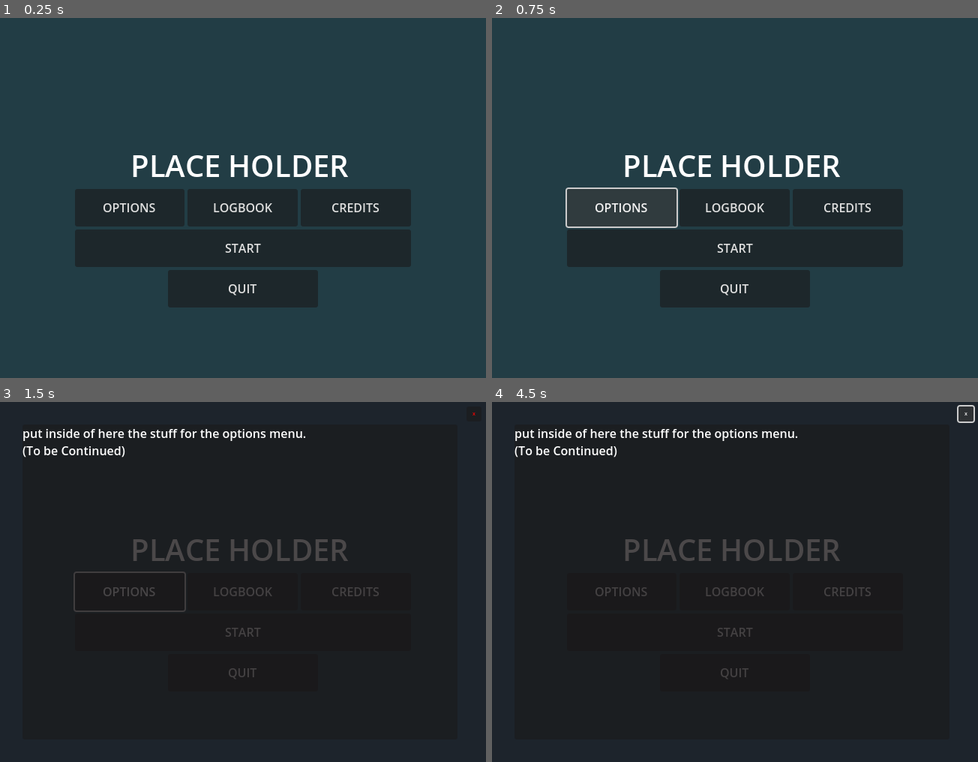
Above: before the commit, frames 1-4 (two rows, left to right).
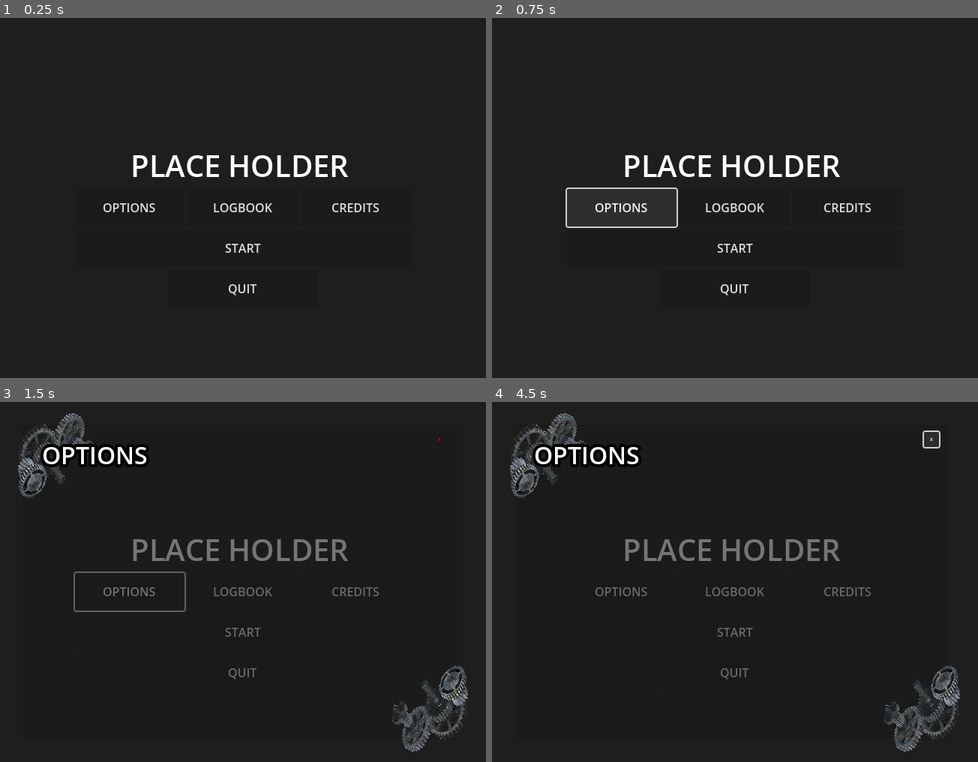
Above: after the commit, the same moments.

Repository: cdoss3/pirate-jam
Game: Godot game, scene res://scenes/main_menu.tscn
Two runs of this game, one before a commit and one after it. Both use one fixed random seed, a clock stepped at 60 frames per second and the inputs below.
Inputs:
- Up to frame 1 (0.25 s): no input
- Up to frame 2 (0.75 s): click "OPTIONS" at 0.5 s
- Up to frame 3 (1.5 s): click "START" at 1.25 s
- Up to frame 4 (4.5 s): click "START" at 2 s; click "LOGBOOK" at 2.75 s; click "CREDITS" at 3.5 s; click "x" at 4.25 s

The runs differ from the first frame. In frame 1, 82% of the frame differs, in the area x 0-100%, y 0-100%; in frame 2, 81%; in frame 3, 5.5%; in frame 4, 5.3%.

Commit message:
Worked on Hud

Diff:
--- a/project.godot
+++ b/project.godot
@@ -20,7 +20,7 @@
 window/size/viewport_width=648
 window/size/viewport_height=480
 window/size/mode=3
-window/stretch/mode="canvas_items"
+window/stretch/mode="viewport"
 window/stretch/aspect="keep_height"
 
 [dotnet]
--- a/scenes/main_menu.tscn
+++ b/scenes/main_menu.tscn
@@ -1,6 +1,7 @@
-[gd_scene load_steps=7 format=3 uid="uid://222dxyo0onba"]
+[gd_scene load_steps=9 format=3 uid="uid://222dxyo0onba"]
 
 [ext_resource type="Script" uid="uid://c3w7334swbsfq" path="res://scripts/ui/main_menu.gd" id="1_xdi6e"]
+[ext_resource type="Texture2D" uid="uid://c5esu0nwrv5gu" path="res://assets/cogs.png" id="2_ekxnf"]
 
 [sub_resource type="Animation" id="Animation_8spxx"]
 length = 0.001
@@ -59,6 +60,11 @@
 [sub_resource type="LabelSettings" id="LabelSettings_iq4ol"]
 font_size = 40
 
+[sub_resource type="LabelSettings" id="LabelSettings_ekxnf"]
+font_size = 32
+outline_size = 16
+outline_color = Color(0, 0, 0, 1)
+
 [node name="MainMenu" type="Control"]
 layout_mode = 3
 anchors_preset = 15
@@ -80,7 +86,7 @@
 anchor_bottom = 1.0
 grow_horizontal = 2
 grow_vertical = 2
-color = Color(0.132631, 0.237418, 0.270463, 1)
+color = Color(0.117647, 0.117647, 0.117647, 1)
 
 [node name="MarginContainer" type="MarginContainer" parent="Menu"]
 layout_mode = 1
@@ -158,7 +164,7 @@
 offset_left = -1000.0
 offset_right = -352.0
 offset_bottom = 480.0
-color = Color(0.0892825, 0.0301104, 0.0604671, 0.458824)
+color = Color(0.117647, 0.117647, 0.117647, 0)
 metadata/_edit_lock_ = true
 
 [node name="MarginContainer" type="MarginContainer" parent="Options"]
@@ -180,6 +186,7 @@
 metadata/_edit_lock_ = true
 
 [node name="RichTextLabel" type="RichTextLabel" parent="Options/MarginContainer/Panel"]
+visible = false
 layout_mode = 1
 anchors_preset = 15
 anchor_right = 1.0
@@ -190,22 +197,45 @@
 (To be Continued)"
 metadata/_edit_lock_ = true
 
+[node name="Cogs" type="Sprite2D" parent="Options/MarginContainer/Panel"]
+texture_filter = 3
+position = Vector2(42, 42)
+scale = Vector2(0.96875, 0.96875)
+texture = ExtResource("2_ekxnf")
+
+[node name="Label" type="Label" parent="Options/MarginContainer/Panel"]
+layout_mode = 0
+offset_left = 26.0
+offset_top = 18.0
+offset_right = 394.0
+offset_bottom = 63.0
+text = "OPTIONS"
+label_settings = SubResource("LabelSettings_ekxnf")
+
+[node name="Cogs2" type="Sprite2D" parent="Options/MarginContainer/Panel"]
+texture_filter = 3
+position = Vector2(546, 378)
+scale = Vector2(0.961421, 0.984375)
+texture = ExtResource("2_ekxnf")
+flip_h = true
+flip_v = true
+
 [node name="Close" type="Button" parent="Options"]
+texture_filter = 3
 custom_minimum_size = Vector2(20, 20)
 layout_mode = 1
 anchors_preset = 1
 anchor_left = 1.0
 anchor_right = 1.0
-offset_left = -26.0
-offset_top = 6.0
-offset_right = -6.0
-offset_bottom = 26.0
+offset_left = -72.0
+offset_top = 40.0
+offset_right = -52.0
+offset_bottom = 60.0
 grow_horizontal = 0
 theme_override_colors/font_color = Color(1, 0, 0, 1)
 theme_override_font_sizes/font_size = 7
 text = "x"
 clip_text = true
-metadata/_edit_lock_ = true
 
 [connection signal="pressed" from="Menu/MarginContainer/VBoxContainer/HBoxContainer/OptionsButton" to="." method="_on_options_button_pressed"]
 [connection signal="pressed" from="Menu/MarginContainer/VBoxContainer/HBoxContainer/InfoButton" to="." method="_on_info_button_pressed"]
--- a/scenes/player.tscn
+++ b/scenes/player.tscn
@@ -8,6 +8,7 @@
 [ext_resource type="Script" uid="uid://c7v6ujk538yrt" path="res://scripts/states/falling.gd" id="6_itb1u"]
 [ext_resource type="Script" uid="uid://dp7d3iwwtfv6w" path="res://scripts/states/running.gd" id="8_br3hp"]
 [ext_resource type="Script" uid="uid://mygyuq43g71" path="res://scripts/ui/pause_menu.gd" id="8_ku6nf"]
+[ext_resource type="Texture2D" uid="uid://c5esu0nwrv5gu" path="res://assets/cogs.png" id="9_y4r1p"]
 [ext_resource type="PackedScene" uid="uid://bp35vrolpnn2p" path="res://scenes/dummy.tscn" id="13_a8b2x"]
 
 [sub_resource type="CapsuleShape3D" id="CapsuleShape3D_0e5dj"]
@@ -89,7 +90,14 @@
 }
 
 [sub_resource type="LabelSettings" id="LabelSettings_3mhyg"]
-font_size = 40
+font_size = 32
+outline_size = 16
+outline_color = Color(0, 0, 0, 1)
+
+[sub_resource type="LabelSettings" id="LabelSettings_y4r1p"]
+font_size = 32
+outline_size = 16
+outline_color = Color(0, 0, 0, 1)
 
 [node name="Player" type="CharacterBody3D"]
 script = ExtResource("1_t8h3g")
@@ -205,7 +213,7 @@
 anchor_bottom = 1.0
 grow_horizontal = 2
 grow_vertical = 2
-color = Color(0.0784314, 0.117647, 0.164706, 0.458824)
+color = Color(0.0784314, 0.117647, 0.164706, 0)
 
 [node name="MarginContainer" type="MarginContainer" parent="Hud/PauseMenu/ColorRect"]
 layout_mode = 1
@@ -242,11 +250,13 @@
 layout_mode = 2
 
 [node name="Label" type="Label" parent="Hud/PauseMenu/ColorRect/MarginContainer/Panel/MarginContainer/VBoxContainer"]
+texture_filter = 3
 custom_minimum_size = Vector2(300, 50)
 layout_mode = 2
 size_flags_horizontal = 4
-text = "PLACE HOLDER"
+text = "Pause Menue"
 label_settings = SubResource("LabelSettings_3mhyg")
+horizontal_alignment = 1
 
 [node name="HBoxContainer" type="HBoxContainer" parent="Hud/PauseMenu/ColorRect/MarginContainer/Panel/MarginContainer/VBoxContainer"]
 layout_mode = 2
@@ -284,7 +294,7 @@
 offset_left = -1000.0
 offset_right = -352.0
 offset_bottom = 480.0
-color = Color(0.0452638, 0.0585484, 0.128157, 0.564706)
+color = Color(0.0470588, 0.0588235, 0.129412, 0)
 
 [node name="MarginContainer" type="MarginContainer" parent="Hud/PauseMenu/Options"]
 layout_mode = 1
@@ -304,6 +314,7 @@
 metadata/_edit_lock_ = true
 
 [node name="RichTextLabel" type="RichTextLabel" parent="Hud/PauseMenu/Options/MarginContainer/Panel"]
+visible = false
 layout_mode = 1
 anchors_preset = 15
 anchor_right = 1.0
@@ -314,16 +325,39 @@
 (To be continued)"
 metadata/_edit_lock_ = true
 
+[node name="Cogs" type="Sprite2D" parent="Hud/PauseMenu/Options/MarginContainer/Panel"]
+texture_filter = 3
+position = Vector2(34, 34)
+texture = ExtResource("9_y4r1p")
+
+[node name="Cogs2" type="Sprite2D" parent="Hud/PauseMenu/Options/MarginContainer/Panel"]
+texture_filter = 3
+position = Vector2(554, 386)
+texture = ExtResource("9_y4r1p")
+flip_h = true
+flip_v = true
+
+[node name="Label" type="Label" parent="Hud/PauseMenu/Options/MarginContainer/Panel"]
+texture_filter = 3
+layout_mode = 0
+offset_left = 10.0
+offset_top = 18.0
+offset_right = 151.0
+offset_bottom = 63.0
+text = "OPTIONS"
+label_settings = SubResource("LabelSettings_y4r1p")
+
 [node name="Close" type="Button" parent="Hud/PauseMenu/Options"]
+texture_filter = 3
 custom_minimum_size = Vector2(20, 20)
 layout_mode = 1
 anchors_preset = 1
 anchor_left = 1.0
 anchor_right = 1.0
-offset_left = -26.0
-offset_top = 6.0
-offset_right = -6.0
-offset_bottom = 26.0
+offset_left = -64.0
+offset_top = 40.0
+offset_right = -44.0
+offset_bottom = 60.0
 grow_horizontal = 0
 theme_override_colors/font_color = Color(1, 0, 0, 1)
 theme_override_font_sizes/font_size = 7
@@ -334,14 +368,14 @@
 transform = Transform3D(-1, 0, -8.74228e-08, 0, 1, 0, 8.74228e-08, 0, -1, 0, 0, 0)
 
 [node name="GeneralSkeleton" parent="dummy/Armature" index="0"]
-bones/55/rotation = Quaternion(0.136389, 0.0859417, 0.983854, -0.0777457)
-bones/56/rotation = Quaternion(-0.0384865, 0.992441, -0.115373, 0.0164251)
-bones/57/rotation = Quaternion(-0.0414775, 0.710138, -0.701128, 0.0490275)
+bones/55/rotation = Quaternion(0.13524, 0.0850444, 0.984206, -0.0762623)
+bones/56/rotation = Quaternion(-0.0384639, 0.992578, -0.114579, 0.0134838)
+bones/57/rotation = Quaternion(-0.0410903, 0.710582, -0.700735, 0.0485357)
 bones/58/rotation = Quaternion(-9.13731e-08, 0.999075, 0.0429963, 6.37142e-08)
-bones/60/rotation = Quaternion(-0.0899596, -0.0115767, 0.995417, -0.0303088)
-bones/61/rotation = Quaternion(0.0321906, 0.994728, -0.049506, -0.0838413)
-bones/62/rotation = Quaternion(0.0115715, 0.687202, -0.725926, -0.0255155)
-bones/63/rotation = Quaternion(2.03455e-07, 0.998049, 0.0624279, -2.32141e-08)
+bones/60/rotation = Quaternion(-0.0904664, -0.0101558, 0.995416, -0.0293275)
+bones/61/rotation = Quaternion(0.0330231, 0.994404, -0.0560472, -0.0832372)
+bones/62/rotation = Quaternion(0.00965961, 0.685274, -0.727659, -0.0286048)
+bones/63/rotation = Quaternion(1.05367e-07, 0.997981, 0.0635122, -3.02931e-08)
 
 [node name="LookAtModifier3D" type="LookAtModifier3D" parent="dummy/Armature/GeneralSkeleton" index="2"]
 target_node = NodePath("../../../../FPCam/LookAt")
@@ -358,16 +392,16 @@
 transform = Transform3D(0, -1, 0, 0, 0, -1, 1, 0, 0, -0.187638, 1.43564, -0.0617141)
 
 [node name="BoneAttachment3D5" parent="dummy/Hit_Collision" index="3"]
-transform = Transform3D(-0.950707, 0.176424, 0.25501, -0.129538, -0.973139, 0.190315, 0.281737, 0.147901, 0.948024, 0.0912445, 0.931355, -0.000553292)
+transform = Transform3D(-0.951788, 0.173118, 0.253237, -0.127113, -0.973903, 0.18803, 0.279179, 0.146775, 0.948955, 0.0912445, 0.931355, -0.000553292)
 
 [node name="BoneAttachment3D6" parent="dummy/Hit_Collision" index="4"]
-transform = Transform3D(-0.981977, 0.0624227, -0.178393, -0.0582569, -0.997895, -0.0285004, -0.179796, -0.0175941, 0.983546, -0.0912445, 0.931355, -0.000553297)
+transform = Transform3D(-0.981912, 0.0602236, -0.179508, -0.0565486, -0.998074, -0.0255248, -0.180699, -0.0149122, 0.983425, -0.0912445, 0.931355, -0.000553297)
 
 [node name="BoneAttachment3D7" parent="dummy/Hit_Collision" index="5"]
-transform = Transform3D(0.941466, 0.0257842, 0.336122, -0.0195366, -0.991222, 0.130759, 0.336542, -0.129672, -0.932697, -0.067389, 0.526259, -0.0131939)
+transform = Transform3D(0.941629, 0.025383, 0.335694, -0.0233519, -0.989827, 0.140347, 0.335841, -0.139994, -0.931457, -0.0682758, 0.526175, -0.0121068)
 
 [node name="BoneAttachment3D8" parent="dummy/Hit_Collision" index="6"]
-transform = Transform3D(0.927183, 0.181507, -0.3277, 0.202597, -0.978768, 0.0310999, -0.315097, -0.0952263, -0.94427, 0.163876, 0.535641, 0.0539101)
+transform = Transform3D(0.930326, 0.179932, -0.319559, 0.200688, -0.9791, 0.0329637, -0.306949, -0.0947988, -0.946993, 0.162546, 0.535337, 0.0534546)
 
 [node name="BoneAttachment3D9" parent="dummy/Hit_Collision" index="7"]
 transform = Transform3D(1, 0, 0, 0, 1, 0, 0, 0, 1, -4.4555e-05, 1.60075, -0.00340755)
@@ -388,10 +422,10 @@
 transform = Transform3D(0, 1, 0, 0, 0, -1, -1, 0, 0, 0.73777, 1.43572, -0.0617147)
 
 [node name="BoneAttachment3D15" parent="dummy/Hit_Collision" index="13"]
-transform = Transform3D(-0.932482, -0.356853, -0.0559756, -0.0305892, -0.0763952, 0.996608, -0.359919, 0.931032, 0.0603213, -0.0473179, 0.112118, -0.0861133)
+transform = Transform3D(-0.930078, -0.363205, -0.0551063, -0.0274714, -0.0808211, 0.99635, -0.366333, 0.928197, 0.0651921, -0.0483819, 0.112809, -0.0893424)
 
 [node name="BoneAttachment3D16" parent="dummy/Hit_Collision" index="14"]
-transform = Transform3D(-0.938947, 0.339209, -0.0575734, -0.0763346, -0.0422169, 0.996188, 0.335486, 0.939763, 0.0655326, 0.231179, 0.124234, -0.0048036)
+transform = Transform3D(-0.941908, 0.331086, -0.0564958, -0.0756653, -0.0452872, 0.996104, 0.327238, 0.942513, 0.0677082, 0.229347, 0.123833, -0.00515543)
 
 [connection signal="pressed" from="Hud/PauseMenu/ColorRect/MarginContainer/Panel/MarginContainer/VBoxContainer/HBoxContainer/OptionsButton" to="Hud/PauseMenu" method="_on_options_button_pressed"]
 [connection signal="pressed" from="Hud/PauseMenu/ColorRect/MarginContainer/Panel/MarginContainer/VBoxContainer/HBoxContainer/InfoButton" to="Hud/PauseMenu" method="_on_info_button_pressed"]
Binary file added: assets/cogs.png
Not shown, added: assets/cogs.png.import
Not shown: 1 places in scenes/player.tscn that only renumber resources
